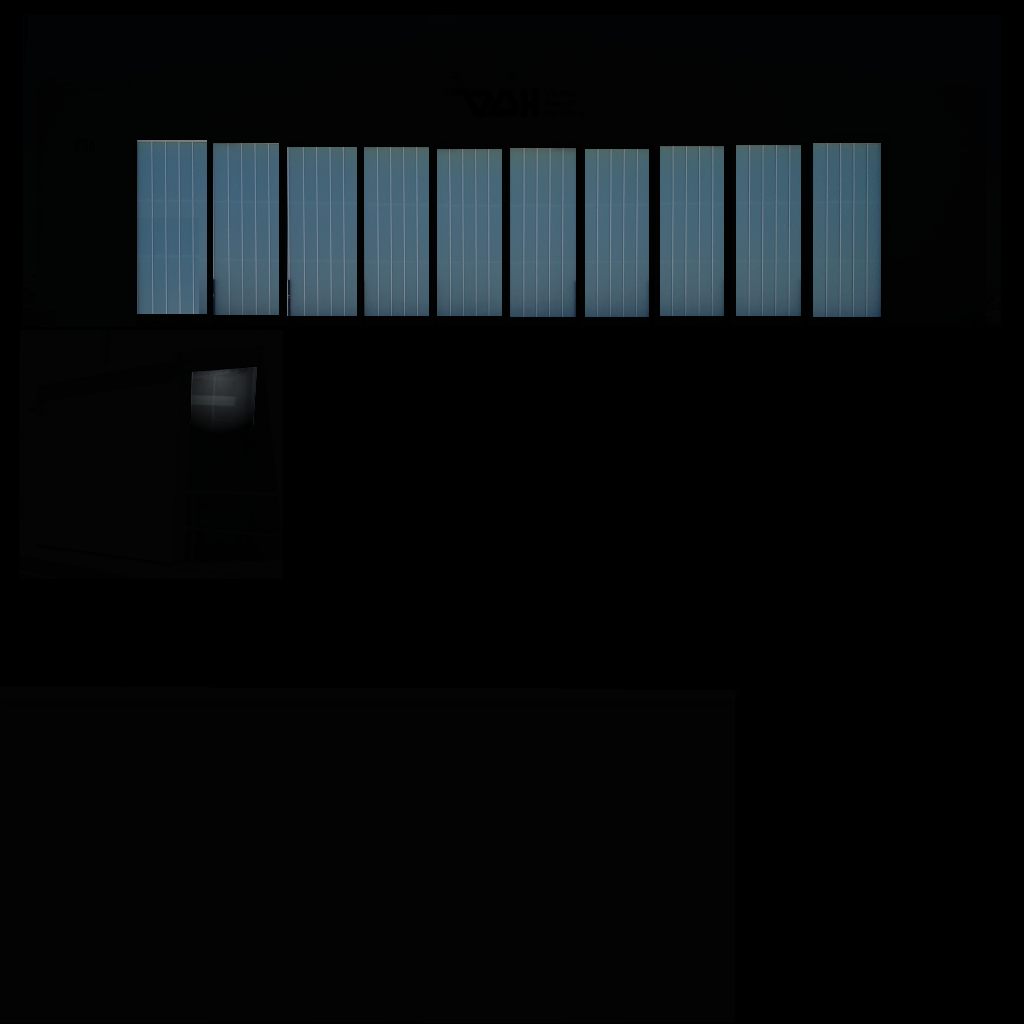
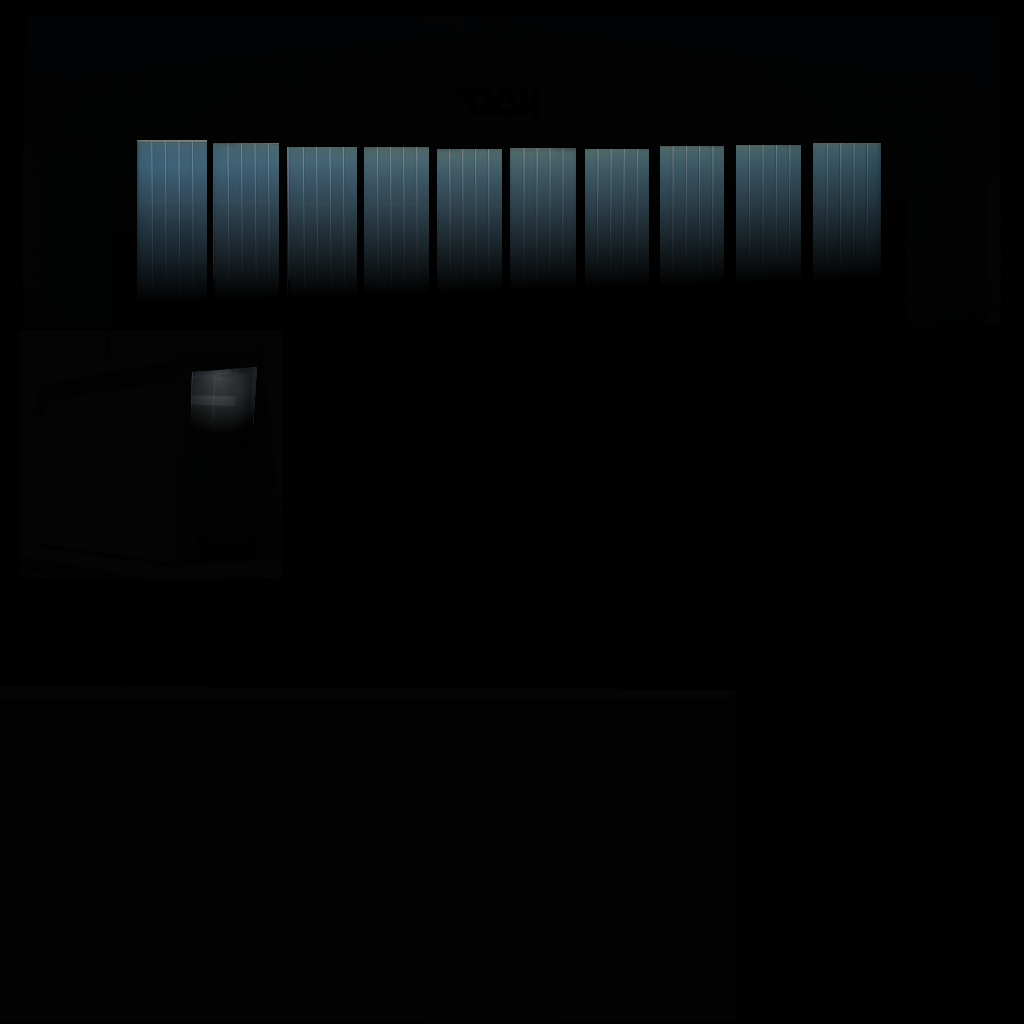
Revision of a layered 1024×1024 image; what changed, layer by layer:
added layer "LIT2" above "LIT" over [111, 146, 906, 327]
